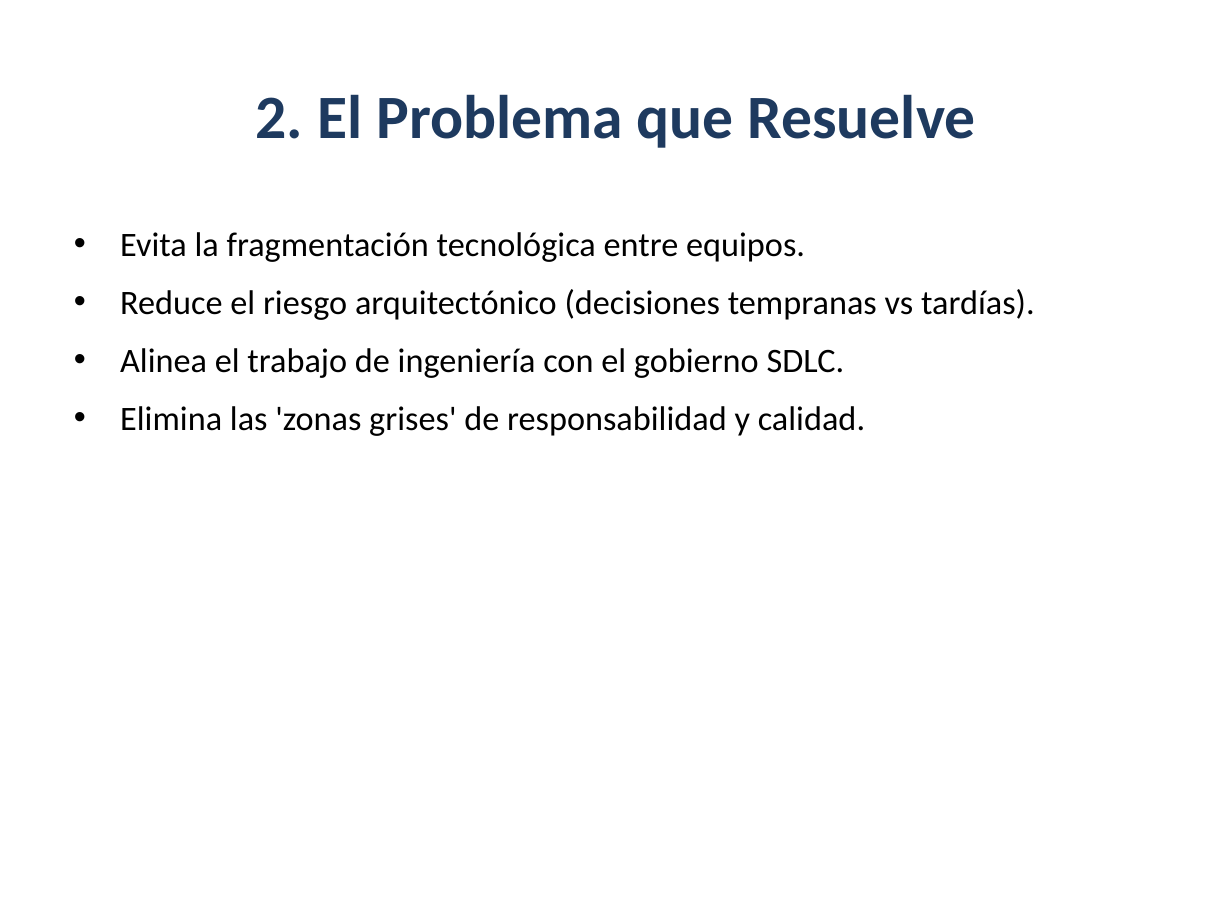
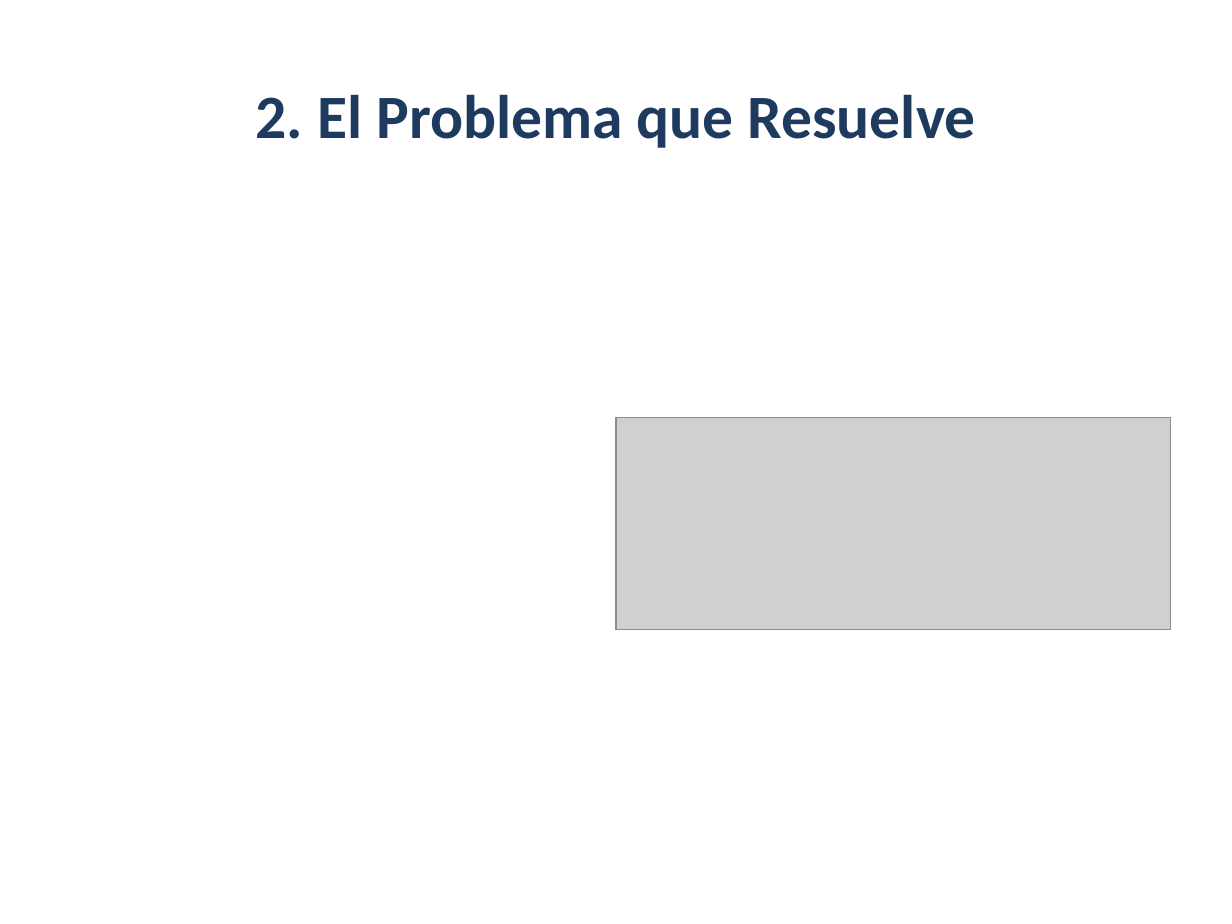
Before and after one commit to beyondnetcode/evolith_arch32, a slide deck: slide 3 of reference/governance/sdlc/assets/evolith-sdlc-executive-deck.pptx. Drawn at 1232x924 pixels with LibreOffice and Linux fonts; fonts in the diff are those of the drawing; grey boxes stand for pictures. Boxes give left, top, right and bottom in pixels: in the first picture for what was removed or moved away, otherwise in the second. Text is boxed around its words. In the diff, an @@ line names an element or a change of style, - is before the commit and + after.

```diff
--- a/reference/governance/sdlc/assets/evolith-sdlc-executive-deck.pptx
+++ b/reference/governance/sdlc/assets/evolith-sdlc-executive-deck.pptx
@@ text removed at (120,232,1035,436) @@
-• Evita la fragmentación tecnológica entre equipos.
-• Reduce el riesgo arquitectónico (decisiones tempranas vs tardías).
-• Alinea el trabajo de ingeniería con el gobierno SDLC.
-• Elimina las 'zonas grises' de responsabilidad y calidad.
@@ picture added at (616,418,1170,630) @@
```
Also in this commit, not shown: 3 other slides changed, 1 other file.
